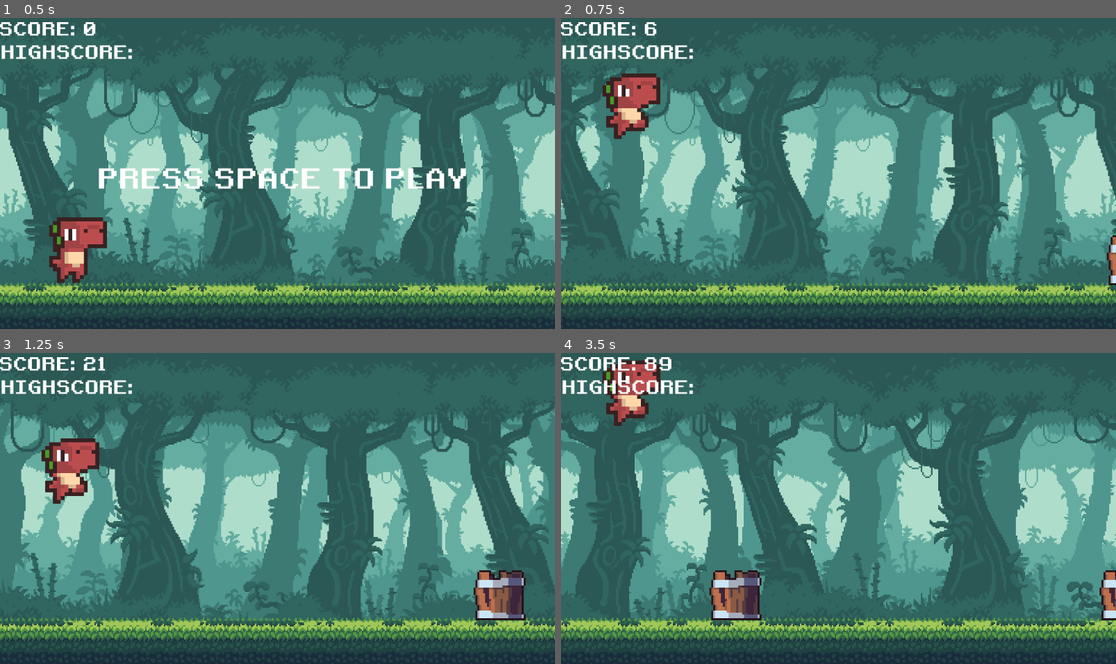
Above: before the commit, frames 1-4 (two rows, left to right).
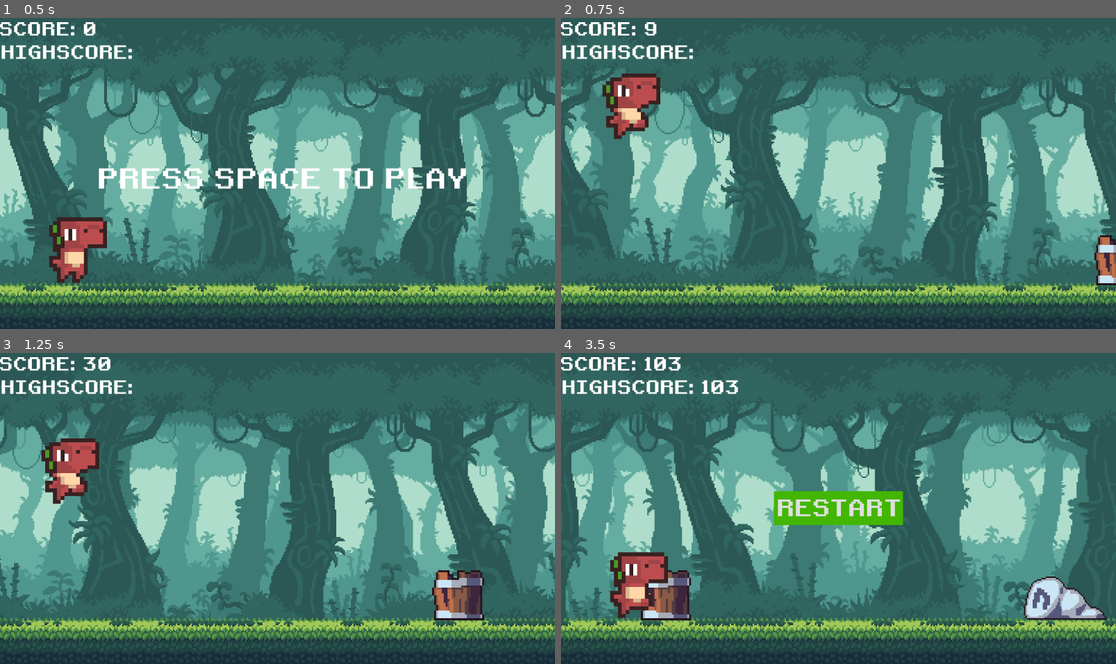
Above: after the commit, the same moments.

Repository: Chimankarparag/2D-dinorunner
Game: Godot game, scene res://Scenes/main.tscn
Two runs of this game, one before a commit and one after it. Both use one fixed random seed, a clock stepped at 60 frames per second and the inputs below.
Inputs:
- Up to frame 1 (0.5 s): no input
- Up to frame 2 (0.75 s): tap Space at 0.5 s
- Up to frame 3 (1.25 s): tap Enter (ui_accept) at 0.77 s
- Up to frame 4 (3.5 s): tap Enter (ui_accept) at 1.52, 3.02 s; hold Down (ui_down) 2.03-2.78 s

Frame 1 is identical in both runs. In frame 2, 24% of the frame differs, in the area x 0-100%, y 2-93%; in frame 3, 47%; in frame 4, 56%, in the area x 0-100%, y 1-93%.

Commit message:
added a images to call from itch

Diff:
--- a/Scenes/main.gd
+++ b/Scenes/main.gd
@@ -22,7 +22,7 @@
 var score: int
 const SCORE_MODIFIER : int =10 ;
 var speed: float
-const START_SPEED: float= 5.0
+const START_SPEED: float= 7.0
 const MAX_SPEED : int =25
 const SPEED_MODIFIER : int = 5000;
 
--- a/Scenes/rock.tscn
+++ b/Scenes/rock.tscn
@@ -7,10 +7,10 @@
 [node name="Sprite2D" type="Sprite2D" parent="."]
 texture_filter = 1
 position = Vector2(-2, -1)
-scale = Vector2(4, 4)
+scale = Vector2(3, 3)
 texture = ExtResource("1_lgx4v")
 
 [node name="CollisionPolygon2D" type="CollisionPolygon2D" parent="."]
-position = Vector2(-3, 0)
-scale = Vector2(4, 4)
-polygon = PackedVector2Array(-20.75, -14.25, -24.5, -11.5, -26.75, -5.25, -28.75, 1.5, -28.5, 15, 28.5, 15, 29.75, 12.75, 27.5, 8, 21.5, 4.5, 17.25, 3, 15, -1.75, 13, -4.25, 9, -7.5, 4.75, -8.25, 1.25, -9.5, -2.5, -14.5, -10.75, -16)
+position = Vector2(-2, -1)
+scale = Vector2(3, 3)
+polygon = PackedVector2Array(-21.5, -15, -25.2, -12, -26.9, -12, -28.5, -7.2, -28.5, 15, 28.5, 15, 28.5, 7.3, 22.2, 2, 18.4, 2, 10.5, -7.7, 10.5, -9.2, 7, -11, 2.3, -11, -1.5, -14.8)
Not shown, added: 2d-dinorunner.png.import
Not shown, changed: export_presets.cfg
Renamed: 2d-dinorunner.png -> images/2d-dinorunner.png
Binary file added: images/Screenshot 2025-05-18 at 11.51.32 PM.png
Binary file added: images/Screenshot 2025-05-18 at 11.51.55 PM.png
Binary file added: images/Screenshot 2025-05-18 at 11.52.46 PM.png
Binary file added: images/Screenshot 2025-05-19 at 12.46.47 AM.png
Not shown, changed: .DS_Store
